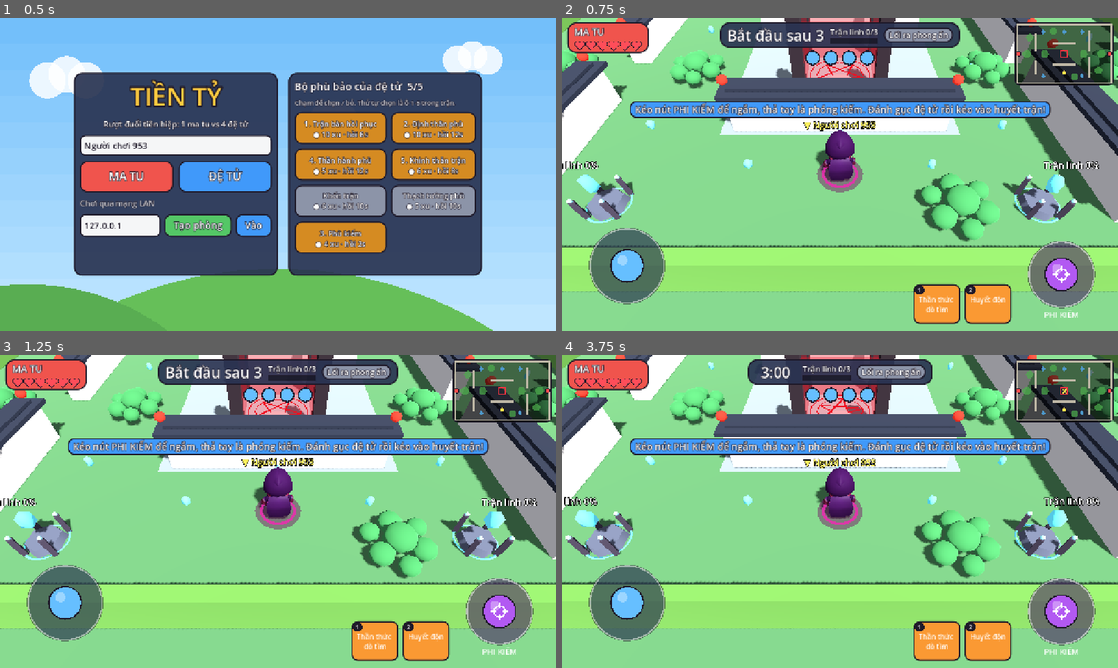
Above: before the commit, frames 1-4 (two rows, left to right).
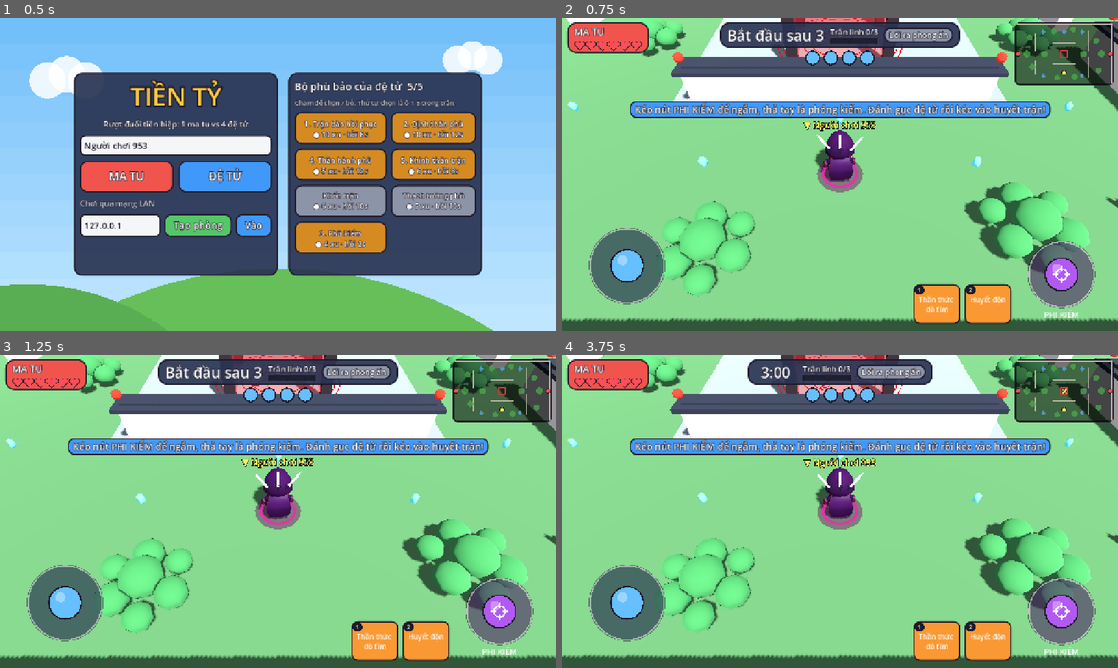
Above: after the commit, the same moments.

Repository: quanace11/gametienty
Game: Godot game, scene res://main.tscn
The game is run twice, just before and just after one commit, with the same random seed, the same clock (stepped at 60 frames per second) and the same inputs.
Inputs (mouse positions are in pixels of both pictures, inside the frame that each line leads up to):
- Up to frame 1 (0.5 s): no input
- Up to frame 2 (0.75 s): click "MA TU" at 0.5 s
- Up to frame 3 (1.25 s): no input
- Up to frame 4 (3.75 s): drag from (1062, 389) to (895, 442) at 1.27 s; drag from (728, 527) to (812, 574) at 2.02 s; move the mouse to (895, 442) at 2.77 s; hold D (move_right) 2.78-3.5 s; tap Tab (spectate_next) at 2.85 s; drag from (812, 574) to (673, 464) at 3.52 s

Frame 1 is identical in both runs. In frame 2, 47% of the frame differs, in the area x 0-100%, y 0-100%; in frame 3, 47%; in frame 4, 48%.

Commit message:
Bản đồ rộng 48 x 30 m, huyết trận to hơn, phi kiếm sau lưng ma tu, tóc bạc và cánh lửa cho đệ tử
Co-Authored-By: Claude Opus 5.5 (1M context) <noreply@anthropic.com>
Claude-Session: https://claude.ai/code/session_01PZHPhokRVwCGpRS8Jn3sKo

Diff:
--- a/AI/bot_input_source.gd
+++ b/AI/bot_input_source.gd
@@ -25,7 +25,7 @@
 const THINK_INTERVAL := 0.1 # bot nghĩ 10 lần/giây (đỡ tốn CPU server), giữa hai lần giữ nguyên nút
 const COIN_GRAB_DIST := 5.0 # tiền trong bán kính này thì ghé nhặt
 const SHOOT_DIST := 8.0 # thợ săn bắn súng khi người trốn gần hơn chừng này
-const PRISON_INSIDE := 1.7 # mét từ giữa nhà tù: đang kẹt trong tường
+const PRISON_INSIDE := 2.4 # mét từ giữa nhà tù: đang kẹt trong tường (huyết trận cạnh trong 4,2 m)
 const TELEPORT_DIST := 14.0 # thợ săn: người trốn gần nhất xa hơn chừng này thì dịch chuyển tới
 ## Tỉ lệ bot căn vòng: trúng vùng đậm / vùng mờ, còn lại trượt.
 const QTE_PERFECT_CHANCE := 0.65
--- a/Objects/maps/test_map.gd
+++ b/Objects/maps/test_map.gd
@@ -1,47 +1,48 @@
 extends MapBase
-## Bản đồ thử 32 x 20 m, phong cách tiên hiệp chibi dựng bằng code: sân cỏ ngọc,
+## Bản đồ thử 48 x 30 m, phong cách tiên hiệp chibi dựng bằng code: sân cỏ ngọc,
 ## quảng trường đá xanh ở giữa, tường vôi trắng mái ngói đen có đèn lồng đỏ ở hai
 ## đầu, hàng rào trúc ở viền, huyết trận ở chính giữa, bụi cây để nấp, cây tùng
 ## ngoài viền. Sau này có thể thay
 ## bằng scene dựng trong editor, giữ nguyên các hàm của MapBase.
 
-const SIZE := Vector2(32, 20) # x, z
+const SIZE := Vector2(48, 30) # x, z
 const WALL_HEIGHT := 1.5 # tường thấp kiểu chibi, camera nhìn qua được (vẫn cao hơn đường đạn 1.1 m)
 const CAP := 0.15 # mái ngói trên đầu tường
 ## Tường trên mặt sàn: Rect2(x, z, rộng theo x, sâu theo z), đơn vị mét.
 const WALLS := [
 	# Viền
-	Rect2(0, 0, 32, 0.4), Rect2(0, 19.6, 32, 0.4),
-	Rect2(0, 0, 0.4, 20), Rect2(31.6, 0, 0.4, 20),
+	Rect2(0, 0, 48, 0.4), Rect2(0, 29.6, 48, 0.4),
+	Rect2(0, 0, 0.4, 30), Rect2(47.6, 0, 0.4, 30),
 	# Chướng ngại
-	Rect2(6, 3, 0.8, 6), Rect2(6, 12, 0.8, 5),
-	Rect2(12, 6, 8, 0.8), Rect2(12, 13.2, 8, 0.8),
-	Rect2(24, 2, 0.8, 7), Rect2(24, 11, 0.8, 7),
+	Rect2(9, 4.5, 0.8, 9), Rect2(9, 18, 0.8, 7.5),
+	Rect2(18, 9, 12, 0.8), Rect2(18, 19.8, 12, 0.8),
+	Rect2(36, 3, 0.8, 10.5), Rect2(36, 16.5, 0.8, 10.5),
 ]
 ## 5 trận linh, cần giải 3 (MatchConfig.safes_required).
 const SAFES := [
-	Vector3(9, 0, 2.6), Vector3(22, 0, 2.6), Vector3(16, 0, 2.6), Vector3(9, 0, 17.4), Vector3(22, 0, 17.4),
+	Vector3(13.5, 0, 3.9), Vector3(33, 0, 3.9), Vector3(24, 0, 3.9), Vector3(13.5, 0, 26.1), Vector3(33, 0, 26.1),
 ]
 ## 2 lối ra ở hai đầu đối diện.
-const EXIT_GATES := [Vector3(0.8, 0, 10), Vector3(31.2, 0, 10)]
+const EXIT_GATES := [Vector3(0.8, 0, 15), Vector3(47.2, 0, 15)]
 ## Một huyết trận ở chính giữa, kết giới cao 3 m, chỉ đệm lò xo bay qua được.
-const PRISONS := [Vector3(16, 0, 10)]
+const PRISONS := [Vector3(24, 0, 15)]
 ## Bụi cây để nấp: Vector3(x, z, bán kính).
 const BUSHES: Array[Vector3] = [
-	Vector3(3.5, 10, 1.4), Vector3(28.5, 10, 1.4), Vector3(9.5, 10, 1.3), Vector3(22.5, 10, 1.3),
-	Vector3(12.5, 2.4, 1.2), Vector3(19.5, 17.6, 1.2), Vector3(27.5, 15.5, 1.2), Vector3(4.5, 4.5, 1.2),
-]
-const HUNTER_SPAWN := Vector3(16, 0.05, 16.2)
+	Vector3(5.25, 15, 1.75), Vector3(42.75, 15, 1.75), Vector3(14.25, 15, 1.62), Vector3(33.75, 15, 1.62),
+	Vector3(18.75, 3.6, 1.5), Vector3(29.25, 26.4, 1.5), Vector3(41.25, 23.25, 1.5), Vector3(6.75, 6.75, 1.5),
+	Vector3(40, 8.5, 1.5), Vector3(8, 21.5, 1.5), Vector3(20.5, 27, 1.4), Vector3(28.5, 2.6, 1.4),
+]
+const HUNTER_SPAWN := Vector3(24, 0.05, 24.3)
 const ESCAPEE_SPAWNS: Array[Vector3] = [
-	Vector3(3, 0.05, 3), Vector3(3, 0.05, 17), Vector3(29, 0.05, 3), Vector3(29, 0.05, 17),
+	Vector3(4.5, 0.05, 4.5), Vector3(4.5, 0.05, 25.5), Vector3(43.5, 0.05, 4.5), Vector3(43.5, 0.05, 25.5),
 ]
 ## Linh thạch rải sẵn trên sàn.
 const COIN_SPOTS: Array[Vector3] = [
-	Vector3(3, 0, 7), Vector3(3, 0, 13), Vector3(29, 0, 7), Vector3(29, 0, 13),
-	Vector3(9, 0, 6), Vector3(9, 0, 10), Vector3(9, 0, 14), Vector3(22, 0, 6), Vector3(22, 0, 10), Vector3(22, 0, 14),
-	Vector3(13, 0, 4), Vector3(19, 0, 4), Vector3(13, 0, 16), Vector3(19, 0, 16),
-	Vector3(16, 0, 5.5), Vector3(16, 0, 14.5), Vector3(27, 0, 1.5), Vector3(5, 0, 18.5),
-	Vector3(27, 0, 18.5), Vector3(5, 0, 1.5),
+	Vector3(4.5, 0, 10.5), Vector3(4.5, 0, 19.5), Vector3(43.5, 0, 10.5), Vector3(43.5, 0, 19.5),
+	Vector3(13.5, 0, 9), Vector3(13.5, 0, 15), Vector3(13.5, 0, 21), Vector3(33, 0, 9), Vector3(33, 0, 15), Vector3(33, 0, 21),
+	Vector3(19.5, 0, 6), Vector3(28.5, 0, 6), Vector3(19.5, 0, 24), Vector3(28.5, 0, 24),
+	Vector3(24, 0, 8.25), Vector3(24, 0, 21.75), Vector3(40.5, 0, 2.25), Vector3(7.5, 0, 27.75),
+	Vector3(40.5, 0, 27.75), Vector3(7.5, 0, 2.25),
 ]
 
 const SafeScript = preload("res://Objects/safe.gd")
@@ -65,7 +66,7 @@
 func _ready() -> void:
 	# Sân cỏ rộng hơn bản đồ một chút, quảng trường đá xanh quanh huyết trận.
 	_add_box(Vector3(SIZE.x / 2, -0.1, SIZE.y / 2), Vector3(SIZE.x + 8, 0.2, SIZE.y + 8), GRASS)
-	_add_mesh(Vector3(16, 0.005, 10), Vector3(9, 0.01, 8.4), PLAZA)
+	_add_mesh(Vector3(SIZE.x / 2, 0.005, SIZE.y / 2), Vector3(14, 0.01, 12.6), PLAZA)
 	for i in WALLS.size():
 		var r: Rect2 = WALLS[i]
 		var center := r.get_center()
@@ -154,10 +155,10 @@
 	st.append_from(high, 0, Transform3D(Basis(), Vector3(0, 0.45, 0)))
 	st.set_material(_material(LEAVES))
 	var crown := st.commit()
-	for x in range(-2, 36, 5):
+	for x in range(-2, int(SIZE.x) + 4, 5):
 		for z: float in [-2.2]: # chỉ phía bắc: phía nam gần camera, cây sẽ che màn hình
 			_add_tree(Vector3(x, 0, z), trunk, crown)
-	for z in range(3, 20, 6):
+	for z in range(3, int(SIZE.y), 6):
 		for x: float in [-2.2, SIZE.x + 2.2]:
 			_add_tree(Vector3(x, 0, z), trunk, crown)
 
--- a/Objects/prison.gd
+++ b/Objects/prison.gd
@@ -9,7 +9,7 @@
 ## Hình: kết giới đỏ trong suốt, 4 cột đá đầu đỏ ở góc, trận văn đỏ (2 vòng + sao
 ## năm cánh) dưới sàn, quay nhanh hơn khi có người đang bị tế.
 
-const INNER := 3.0 # mét, cạnh trong của khu tường
+const INNER := 4.2 # mét, cạnh trong của khu tường (nửa cạnh ngoài 2,4 m < GameState.PRISON_KEEP_OUT 2,8 m)
 const WALL_HEIGHT := 3.0 # cao hơn tường thường, chỉ đệm lò xo bay qua được
 const WALL_THICK := 0.3
 const REACH := 1.0 # mét ngoài tường: thợ săn đứng trong khoảng này là nhốt được
@@ -137,7 +137,8 @@
 	blood.shading_mode = BaseMaterial3D.SHADING_MODE_UNSHADED
 	var st := SurfaceTool.new()
 	st.begin(Mesh.PRIMITIVE_TRIANGLES)
-	for r: float in [INNER * 0.47, INNER * 0.36]:
+	var zone := INNER / 2 + WALL_THICK + REACH * 0.9 # vòng ngoài kết giới: đứng trong vòng này là nhốt được
+	for r: float in [zone, zone - 0.25, INNER * 0.47, INNER * 0.36]:
 		var ring := TorusMesh.new()
 		ring.inner_radius = r - 0.06
 		ring.outer_radius = r
--- a/Player/player_character.gd
+++ b/Player/player_character.gd
@@ -40,6 +40,7 @@
 const ESCAPEE_MODEL := "res://Player/models/mage.glb" # chỉ có lưới, không có animation
 const ANIM_MODEL := "res://Player/models/knight.glb" # đệ tử mượn khung xương + animation của Knight
 const ESCAPEE_HIDDEN := ["Mage_Hat"] # bỏ mũ phù thủy, thay bằng búi tóc
+const HALO_SWORDS := 3 # phi kiếm lơ lửng sau lưng ma tu
 const HUNTER_TEXTURE := "res://Player/models/ma_tu_texture.png" # bảng màu Rogue tô tím đen
 const ESCAPEE_TEXTURE := "res://Player/models/de_tu_texture.png" # bảng màu Mage tô trắng ngọc
 const MODEL_SCALE := 0.72 # model KayKit cao ~2.4 m, thu về ~1.75 m
@@ -88,6 +89,11 @@
 static var _hunter_mist: CylinderMesh
 static var _robes := {} # đường dẫn bảng màu -> material dùng chung
 static var _bun_mesh: ArrayMesh
+static var _halo_sword_mesh: ArrayMesh
+static var _feather_mesh: ArrayMesh
+
+var _halo: Node3D # phi kiếm sau lưng ma tu (chỉ máy có hình)
+var _wings: Array[Node3D] = [] # cánh lửa của đệ tử (một nửa số đệ tử)
 
 
 func setup(id: int, p_role: GameTypes.Role, p_name: String, pos: Vector3, local: bool) -> void:
@@ -174,6 +180,8 @@
 			mi.material_override = _robe(mi, HUNTER_TEXTURE)
 	if not is_hunter():
 		_wear_disciple_robe(model)
+	if is_hunter():
+		_add_sword_halo()
 	if is_hunter(): # ma khí tím đỏ dưới chân để nhận ra ma tu từ xa
 		if _hunter_ring == null:
 			_hunter_ring = TorusMesh.new()
@@ -210,8 +218,10 @@
 	_play("Idle")
 
 
-## Đệ tử: lấy các mảnh thân Mage (cùng khung xương Rig KayKit, cùng tư thế gốc)
-## gắn vào khung xương của model mượn animation; skin bám theo tên xương.
+## Đệ tử: lấy các mảnh thân Mage (tóc bạc, búi tóc trâm ngọc; cùng khung xương
+## Rig KayKit, cùng tư thế gốc) gắn vào khung xương của model mượn animation;
+## skin bám theo tên xương. Đệ tử có peer_id chẵn mọc thêm cánh lửa sau lưng
+## (chọn theo peer_id nên mọi máy thấy giống nhau).
 func _wear_disciple_robe(model: Node3D) -> void:
 	var skeletons := model.find_children("*", "Skeleton3D", true, false)
 	if skeletons.is_empty():
@@ -229,6 +239,8 @@
 		mi.transform = Transform3D.IDENTITY
 		mi.material_override = _robe(mi, ESCAPEE_TEXTURE)
 	robe.free()
+	if absi(peer_id) % 2 == 0:
+		_add_flame_wings()
 	var head := skeleton.find_bone("head")
 	if head >= 0: # búi tóc + trâm ngọc thay mũ phù thủy
 		var attach := BoneAttachment3D.new()
@@ -240,6 +252,102 @@
 		attach.add_child(bun)
 
 
+## Cánh lửa: mỗi bên 4 lông vũ lửa xòe ra sau lưng, vỗ nhẹ. Gắn vào hình nhân vật
+## (không theo xương) cho đơn giản; nhân vật nhìn về -Z nên sau lưng là +Z.
+func _add_flame_wings() -> void:
+	for side: float in [-1.0, 1.0]:
+		var wing := Node3D.new()
+		wing.position = Vector3(0.12 * side, 0.95, 0.3)
+		_visual.add_child(wing)
+		for k in 4:
+			var f := MeshInstance3D.new()
+			f.mesh = _feather()
+			f.cast_shadow = GeometryInstance3D.SHADOW_CASTING_SETTING_OFF
+			f.rotation = Vector3(0.3, 0.0, -side * (0.5 + 0.3 * k))
+			f.scale = Vector3.ONE * (0.85 - 0.1 * k)
+			wing.add_child(f)
+		_wings.append(wing)
+
+
+## Ma tu: 3 thanh phi kiếm lơ lửng xòe hình quạt sau lưng, mũi chĩa lên.
+func _add_sword_halo() -> void:
+	_halo = Node3D.new()
+	_halo.position = Vector3(0, 1.25, 0.42) # sau lưng (nhân vật nhìn về -Z)
+	_visual.add_child(_halo)
+	for k in HALO_SWORDS:
+		var mi := MeshInstance3D.new()
+		mi.mesh = _halo_sword()
+		mi.cast_shadow = GeometryInstance3D.SHADOW_CASTING_SETTING_OFF
+		var a := (k - (HALO_SWORDS - 1) / 2.0) * 0.55
+		mi.position = Vector3(sin(a) * 0.55, cos(a) * 0.35, 0)
+		mi.rotation.z = -a
+		_halo.add_child(mi)
+
+
+## Phi kiếm sau lưng / cánh lửa: lơ lửng, vỗ nhẹ (chỉ đổi transform vài node).
+func _animate_aura() -> void:
+	var t := Time.get_ticks_msec() / 1000.0
+	if _halo:
+		for k in _halo.get_child_count():
+			var c := _halo.get_child(k) as Node3D
+			c.position.y = cos((k - 1) * 0.55) * 0.35 + 0.06 * sin(t * 2.4 + k * 1.3)
+	for k in _wings.size():
+		_wings[k].rotation.y = 0.2 * sin(t * 3.0) * (1.0 if k == 0 else -1.0)
+
+
+static func _halo_sword() -> ArrayMesh:
+	if _halo_sword_mesh == null:
+		var blade := StandardMaterial3D.new()
+		blade.albedo_color = Color(0.55, 0.85, 1.0)
+		blade.emission_enabled = true
+		blade.emission = Color(0.4, 0.5, 1.0)
+		blade.emission_energy_multiplier = 0.9
+		var hilt := StandardMaterial3D.new()
+		hilt.albedo_color = Color(0.15, 0.1, 0.2)
+		var b := BoxMesh.new()
+		b.size = Vector3(0.07, 0.5, 0.02)
+		var tip := PrismMesh.new()
+		tip.size = Vector3(0.07, 0.13, 0.02)
+		var guard := BoxMesh.new()
+		guard.size = Vector3(0.2, 0.04, 0.04)
+		var grip := BoxMesh.new()
+		grip.size = Vector3(0.035, 0.16, 0.035)
+		_halo_sword_mesh = ArrayMesh.new()
+		var st := SurfaceTool.new()
+		st.begin(Mesh.PRIMITIVE_TRIANGLES)
+		st.append_from(b, 0, Transform3D(Basis(), Vector3(0, 0.25, 0)))
+		st.append_from(tip, 0, Transform3D(Basis(), Vector3(0, 0.565, 0)))
+		st.set_material(blade)
+		st.commit(_halo_sword_mesh)
+		st = SurfaceTool.new()
+		st.begin(Mesh.PRIMITIVE_TRIANGLES)
+		st.append_from(guard, 0, Transform3D.IDENTITY)
+		st.append_from(grip, 0, Transform3D(Basis(), Vector3(0, -0.1, 0)))
+		st.set_material(hilt)
+		st.commit(_halo_sword_mesh)
+	return _halo_sword_mesh
+
+
+## Một lông vũ lửa: tam giác dài, gốc vàng tâm cam, tự sáng, hai mặt.
+static func _feather() -> ArrayMesh:
+	if _feather_mesh == null:
+		var m := StandardMaterial3D.new()
+		m.albedo_color = Color(1.0, 0.55, 0.15)
+		m.emission_enabled = true
+		m.emission = Color(1.0, 0.35, 0.05)
+		m.emission_energy_multiplier = 0.8
+		m.cull_mode = BaseMaterial3D.CULL_DISABLED
+		var p := PrismMesh.new() # mũi ở +Y; dời gốc về chỗ gắn
+		p.size = Vector3(0.26, 1.15, 0.02)
+		_feather_mesh = ArrayMesh.new()
+		var st := SurfaceTool.new()
+		st.begin(Mesh.PRIMITIVE_TRIANGLES)
+		st.append_from(p, 0, Transform3D(Basis(), Vector3(0, 0.575, 0)))
+		st.set_material(m)
+		st.commit(_feather_mesh)
+	return _feather_mesh
+
+
 ## Đổi bảng màu của model (cùng UV) sang bản đã tô lại; một material cho mỗi bảng màu.
 static func _robe(mi: MeshInstance3D, texture_path: String) -> Material:
 	if not _robes.has(texture_path):
@@ -252,7 +360,7 @@
 static func _hair_bun_mesh() -> Mesh:
 	if _bun_mesh == null:
 		var hair := StandardMaterial3D.new()
-		hair.albedo_color = Color(0.12, 0.1, 0.1)
+		hair.albedo_color = Color(0.86, 0.88, 0.93) # tóc bạc
 		var jade := StandardMaterial3D.new()
 		jade.albedo_color = Color(0.4, 0.9, 0.7)
 		var st := SurfaceTool.new()
@@ -469,6 +577,8 @@
 	_visual.global_transform = _xf_prev.interpolate_with(_xf_curr, Engine.get_physics_interpolation_fraction())
 	if _anim:
 		_update_anim(delta)
+	if _halo or not _wings.is_empty():
+		_animate_aura()
 	if not (is_local and is_hunter()):
 		return
 	var dir := Vector2.ZERO
Binary file changed: Player/models/de_tu_texture.png
Not shown, changed: Objects/README.md
Not shown, changed: Player/README.md
